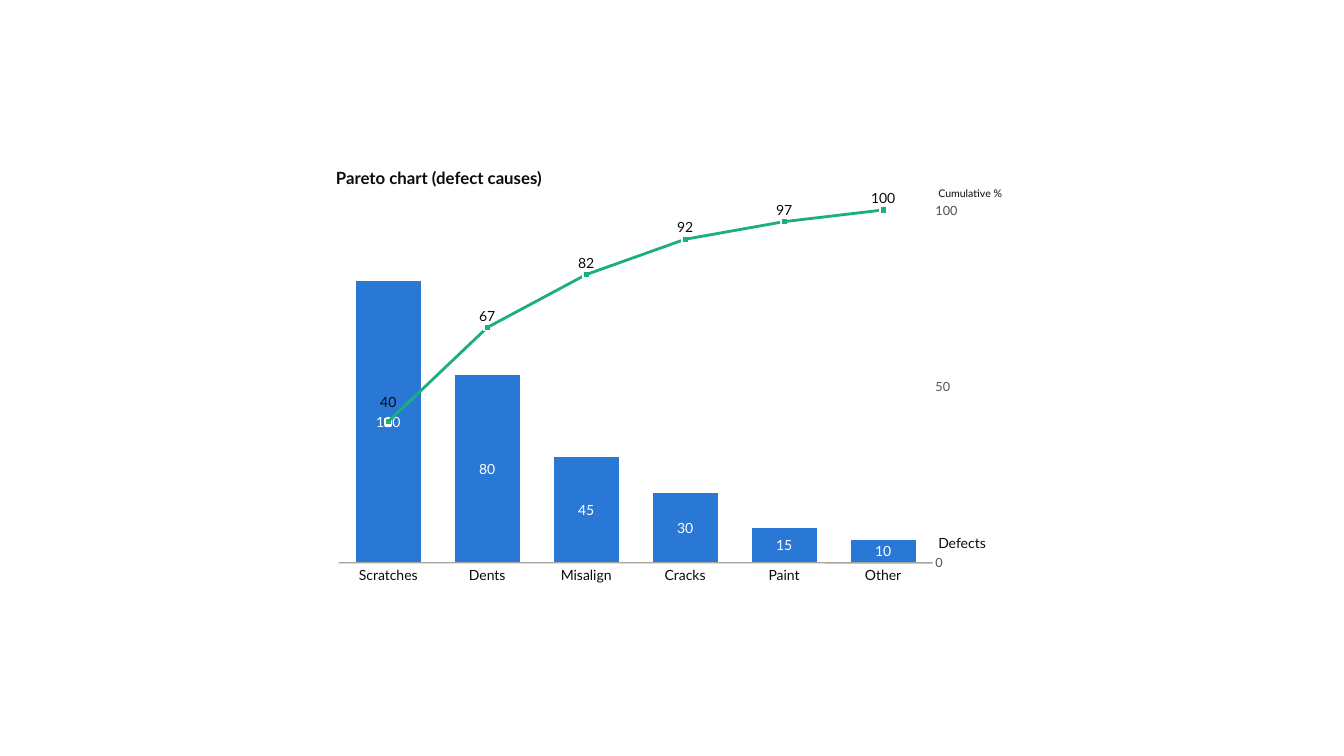
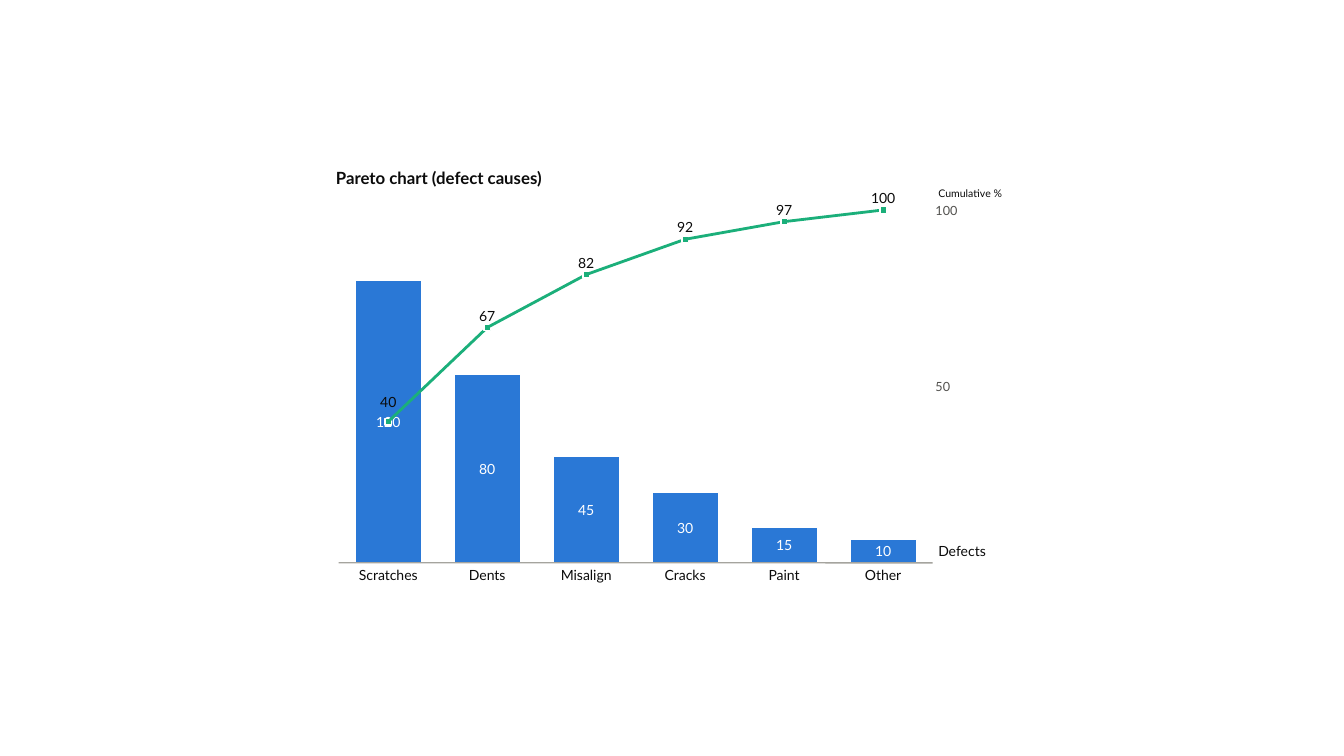
Before and after one commit to dannbleeker/PowerChart, a slide deck: slide 97 of examples/showcase.pptx. Drawn at 1344x756 pixels with LibreOffice and Linux fonts; fonts in the diff are those of the drawing. Boxes give left, top, right and bottom in pixels: in the first picture for what was removed or moved away, otherwise in the second. Text is boxed around its words. In the diff, an @@ line names an element or a change of style, - is before the commit and + after.

```diff
--- a/examples/showcase.pptx
+++ b/examples/showcase.pptx
@@ text removed at box(935, 558, 942, 567) @@
-0
@@ text "Defects": place and size @@
-text "Defects" at box(938, 538, 986, 548)
+text "Defects" at box(938, 546, 986, 556)
```
Also in this commit, not shown: 3 other slides changed, 1 other file.
